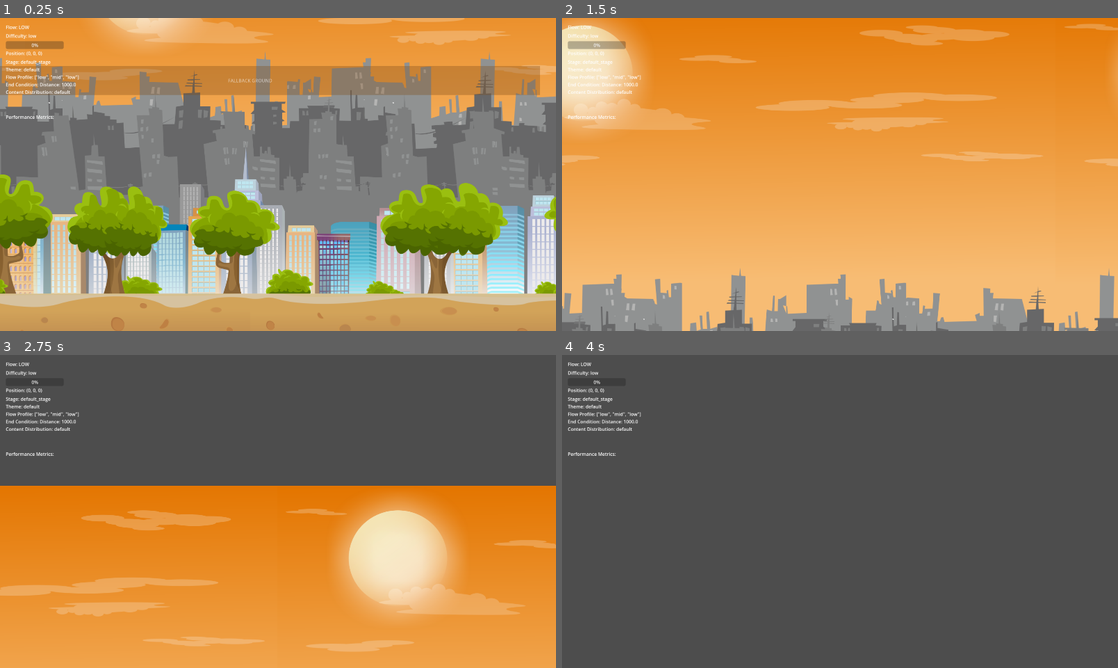
Above: before the commit, frames 1-4 (two rows, left to right).
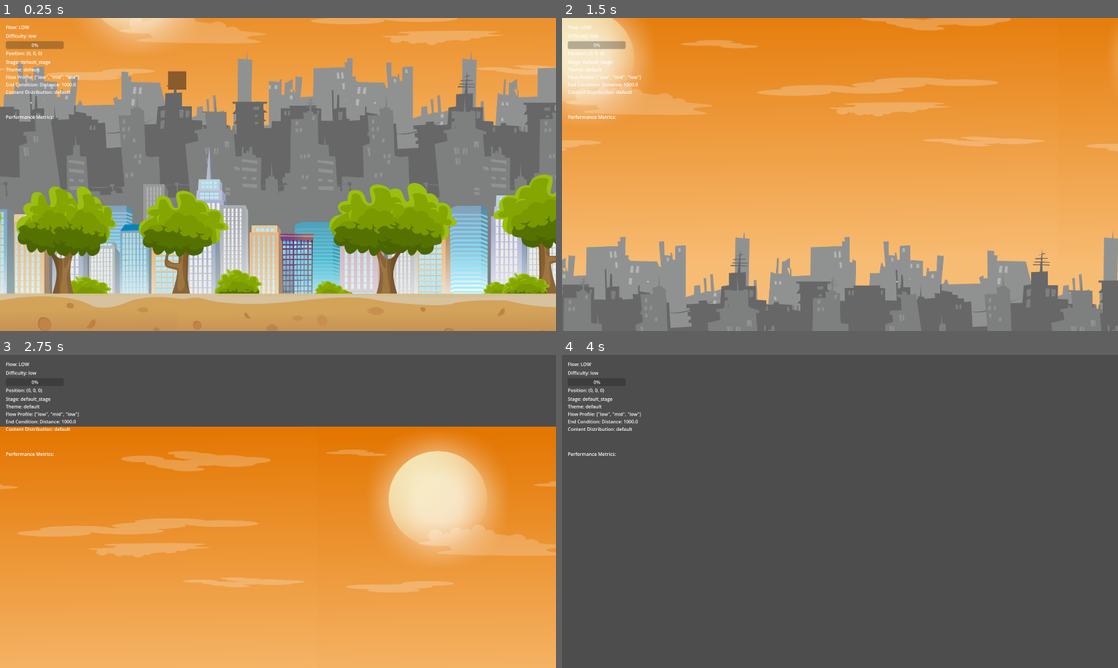
Above: after the commit, the same moments.

Repository: talofo/namoradinha
Game: Godot game, scene res://game/Game.tscn
Same seed, same stepped clock (60 frames per second), same inputs: the game is played once before the commit and once after it.
Inputs:
- Up to frame 1 (0.25 s): no input
- Up to frame 2 (1.5 s): tap Enter at 0.5 s; hold D 0.53-1.28 s; hold Space (boost) 0.53-1.28 s; tap Space (boost) at 1.35 s
- Up to frame 3 (2.75 s): hold D from 2.03 s (still down); hold Space (boost) from 2.03 s (still down); tap C at 2.1 s
- Up to frame 4 (4 s): release Space (boost) at 2.78 s; tap 1 at 2.85 s; tap Space (boost) at 3.05 s; release D at 3.53 s; hold Space (boost) from 3.53 s (still down); tap 2 at 3.6 s

The runs differ from the first frame. In frame 1, 44% of the frame differs, in the area x 0-100%, y 0-100%; in frame 2, 25%; in frame 3, 43%; in frame 4, nothing differs.

Commit message:
try to add an anticipation offset downwards - no success

Diff:
--- a/camera/CameraManager.tscn
+++ /dev/null
@@ -1,8 +0,0 @@
-[gd_scene load_steps=2 format=3 uid="uid://b3bkhr2uhnfic"]
-
-[ext_resource type="Script" uid="uid://bmpsepyjbypfc" path="res://camera/CameraManager.gd" id="1_6luu5"]
-
-[node name="CameraManager" type="Node2D"]
-script = ExtResource("1_6luu5")
-
-[node name="Camera2D" type="Camera2D" parent="."]
--- a/camera/resources/configs/camera_config.gd
+++ b/camera/resources/configs/camera_config.gd
@@ -3,6 +3,14 @@
 
 @export var smoothing_speed: float = 8.0 # General camera follow speed
 @export var vertical_smoothing_speed: float = 12.0 # Speed for vertical lock transitions
-@export var ground_viewport_ratio: float = 0.8
-@export var follow_height_threshold: float = 0.3
+@export var ground_viewport_ratio: float = 0.8 # How much of the screen height the 'ground' occupies visually
+@export var follow_height_threshold: float = 0.3 # Percentage of screen height above the locked Y before camera follows player Y
 @export var default_zoom: Vector2 = Vector2.ONE
+
+# Look-ahead configuration
+@export var horizontal_lookahead_factor: float = 0.2 # Multiplier for horizontal velocity to offset camera target
+@export var vertical_lookahead_factor: float = 0.1   # Multiplier for general vertical velocity to offset camera target
+
+# Downward anticipation (when falling)
+@export var downward_anticipation_factor: float = 0.05 # Multiplier specifically for downward velocity
+@export var max_downward_anticipation_offset: float = 1850.0 # Max pixels camera will offset downwards due to anticipation
--- a/camera/subsystems/follow/FollowSystem.gd
+++ b/camera/subsystems/follow/FollowSystem.gd
@@ -22,6 +22,25 @@
 	if not _target or not _camera.enabled:
 		return
 
+	# --- Get Target Velocity (Safely) ---
+	var target_velocity: Vector2 = Vector2.ZERO
+	# Check if the target node is valid and has a 'velocity' property
+	if _target and "velocity" in _target:
+		var vel = _target.velocity # Access directly
+		if typeof(vel) == TYPE_VECTOR2: # Verify type just in case
+			target_velocity = vel
+		# else: Consider adding a Debug.warning here if velocity is not Vector2
+	# else: Consider adding a Debug.warning here if velocity property doesn't exist
+
+	# --- Calculate Look-Ahead Offsets ---
+	var lookahead_offset_x: float = target_velocity.x * _config.horizontal_lookahead_factor
+	var lookahead_offset_y: float = target_velocity.y * _config.vertical_lookahead_factor # General vertical lookahead
+
+	# --- Calculate Downward Anticipation Offset ---
+	var downward_anticipation_offset: float = 0.0
+	if target_velocity.y > 0: # Only apply when moving down (positive Y velocity)
+		downward_anticipation_offset = min(target_velocity.y * _config.downward_anticipation_factor, _config.max_downward_anticipation_offset)
+
 	# --- Calculate Ideal Target Y ---
 	var viewport_size = _camera.get_viewport().get_visible_rect().size
 	var ground_viewport_position = viewport_size.y * _config.ground_viewport_ratio
@@ -30,17 +49,19 @@
 
 	# Determine if the camera should follow the player's Y or lock
 	if _target.global_position.y < locked_camera_y - viewport_size.y * _config.follow_height_threshold:
-		ideal_target_y = _target.global_position.y # Follow player exactly if high enough
+		# Follow player: Apply general vertical look-ahead AND specific downward anticipation
+		ideal_target_y = _target.global_position.y + lookahead_offset_y + downward_anticipation_offset
 	else:
-		ideal_target_y = locked_camera_y # Lock Y position otherwise
+		# Lock Y position: Do NOT apply vertical look-ahead or anticipation here to prevent dipping below the lock point
+		ideal_target_y = locked_camera_y
 
 	# --- Smooth the Target Y ---
 	var vertical_weight = clamp(_config.vertical_smoothing_speed * _delta, 0.0, 1.0)
 	_smoothed_target_y = lerpf(_smoothed_target_y, ideal_target_y, vertical_weight)
 
 	# --- Construct Final Target Position ---
-	# Use player's current X and the smoothed target Y
-	var final_target_position = Vector2(_target.global_position.x, _smoothed_target_y)
+	# Use player's current X + lookahead offset and the smoothed target Y
+	var final_target_position = Vector2(_target.global_position.x + lookahead_offset_x, _smoothed_target_y)
 
 	# --- Smooth Camera Towards Final Target ---
 	var camera_weight = clamp(_config.smoothing_speed * _delta, 0.0, 1.0)
--- a/resources/physics/default_physics.tres
+++ b/resources/physics/default_physics.tres
@@ -19,11 +19,11 @@
 deceleration_speed_factor = 0.0001
 max_deceleration_factor = 0.05
 frame_rate_adjustment = 60.0
-default_launch_strength = 6000.0
+default_launch_strength = 5000.0
 default_launch_angle_degrees = 85.0
-manual_air_boost_rising_strength = 2000.0
+manual_air_boost_rising_strength = 1500.0
 manual_air_boost_rising_angle = 45.0
-manual_air_boost_falling_strength = 2000.0
+manual_air_boost_falling_strength = 1500.0
 manual_air_boost_falling_angle = -60.0
 default_material_friction = 0.4
 default_material_bounce = 0.6
--- a/scripts/environment/managers/GroundVisualManager.gd
+++ b/scripts/environment/managers/GroundVisualManager.gd
@@ -13,6 +13,7 @@
 var current_sprite: CanvasItem = null
 var active_tween: Tween = null
 var current_theme_id: String = ""
+var _current_theme: EnvironmentTheme = null # Store the currently applied theme
 var _debug_enabled: bool = false
 
 func _ready():
@@ -23,10 +24,18 @@
 func apply_theme(theme: EnvironmentTheme) -> void:
 	if not theme:
 		push_error("GroundVisualManager: Null theme provided")
-		_create_fallback_ground() # Create fallback even if theme is null
+		# Removed Debug Print
+		_current_theme = null # Clear stored theme
+		# We might still want a fallback if the theme object itself is null,
+		# but not if just the texture is missing later.
+		# Consider if _create_fallback_ground() is appropriate here or just error handling.
+		# For now, keeping it, but removing the trigger based *only* on missing texture later.
+		_create_fallback_ground() # Create fallback if theme object is null
 		fallback_activated.emit("Null theme provided")
 		return
 
+	# Store the valid theme
+	_current_theme = theme
 	current_theme_id = theme.theme_id
 
 	if not theme.ground_texture:
@@ -51,26 +60,44 @@
 	var container = Node2D.new()
 	add_child(container)
 
-	# Get the current theme
-	var theme = null
-	if get_parent() and get_parent().has_method("get_theme_by_id"):
-		theme = get_parent().get_theme_by_id(current_theme_id)
+	# Check if we have a valid theme stored
+	if not _current_theme:
+		# If the theme object itself is missing, that's still an error.
+		# We might need a fallback here, depending on desired behavior.
+		# For now, let's just error out and prevent sprite creation.
+		push_error("GroundVisualManager: Cannot apply ground visuals - stored theme is null.")
+		# Ensure transition signal is still emitted even if no visuals are created
+		transition_completed.emit()
+		return
+		# Alternatively, could call _create_fallback_ground() here if a visual placeholder is always desired on error.
 
-	if not theme or not theme.ground_texture:
-		_create_fallback_ground()
-		fallback_activated.emit("Cannot apply ground visuals - missing theme or texture")
-		return
+	# Only create sprites if the theme has a ground texture defined
+	if _current_theme.ground_texture:
+		# Create sprites for each ground segment using the stored theme
+		for data in ground_data:
+			var sprite = Sprite2D.new()
+			sprite.texture = _current_theme.ground_texture
+			sprite.position = data.position
+			# Ensure texture size is valid before division
+			var texture_size = sprite.texture.get_size()
+			if texture_size.x > 0 and texture_size.y > 0:
+				sprite.scale = data.size / texture_size
+			else:
+				push_warning("GroundVisualManager: Ground texture has zero size. Cannot scale sprite.")
+				sprite.scale = Vector2.ONE # Default scale
+			sprite.modulate = _current_theme.ground_tint
+			container.add_child(sprite)
+		current_sprite = container
+	else:
+		# No ground texture in theme, so no sprites created by this manager.
+		# Clear current_sprite if it held a previous fallback or texture.
+		if current_sprite:
+			current_sprite.queue_free()
+			current_sprite = null
+		if _debug_enabled:
+			print("GroundVisualManager: No ground_texture in theme '%s'. Skipping sprite creation." % _current_theme.theme_id)
 
-	# Create sprites for each ground segment
-	for data in ground_data:
-		var sprite = Sprite2D.new()
-		sprite.texture = theme.ground_texture
-		sprite.position = data.position
-		sprite.scale = data.size / sprite.texture.get_size()
-		sprite.modulate = theme.ground_tint
-		container.add_child(sprite)
-
-	current_sprite = container
+	# Always emit completion, even if no sprites were created (as the "apply" action is done)
 	transition_completed.emit()
 
 func _apply_ground_texture(texture: Texture2D, tint: Color = Color.WHITE) -> void:
@@ -125,6 +152,8 @@
 	label.size = fallback.size
 	fallback.add_child(label)
 
+	# Removed Debug Print
+
 	if current_sprite:
 		current_sprite.queue_free()
 
